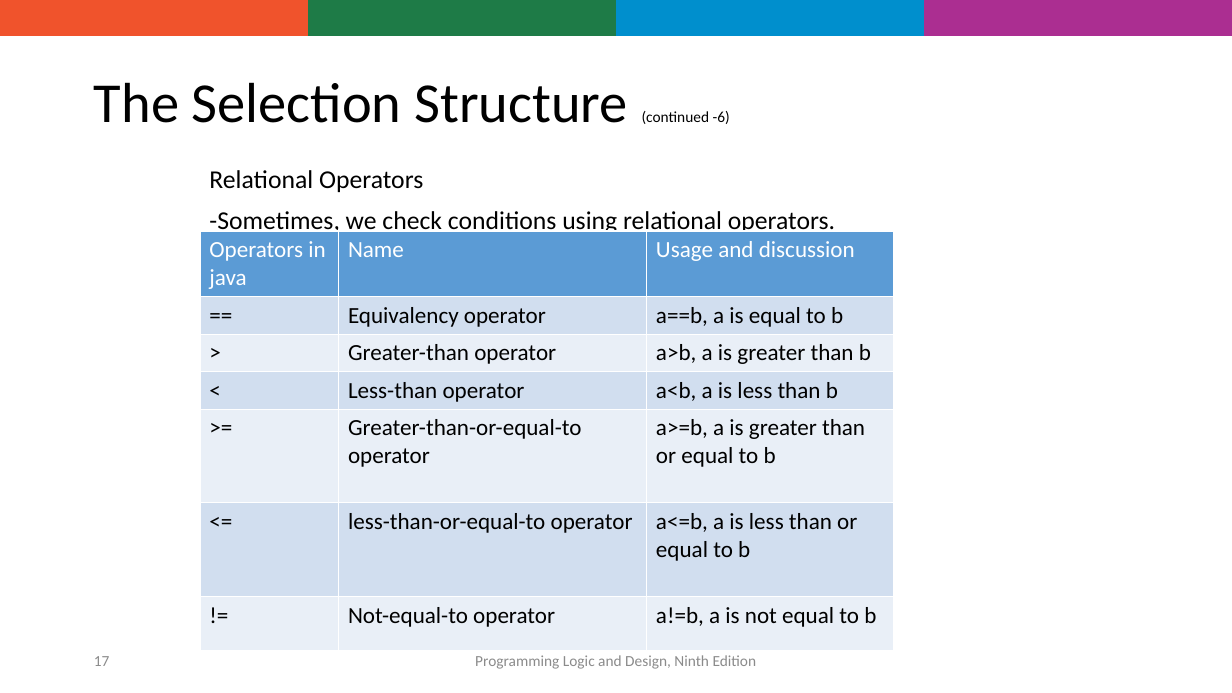
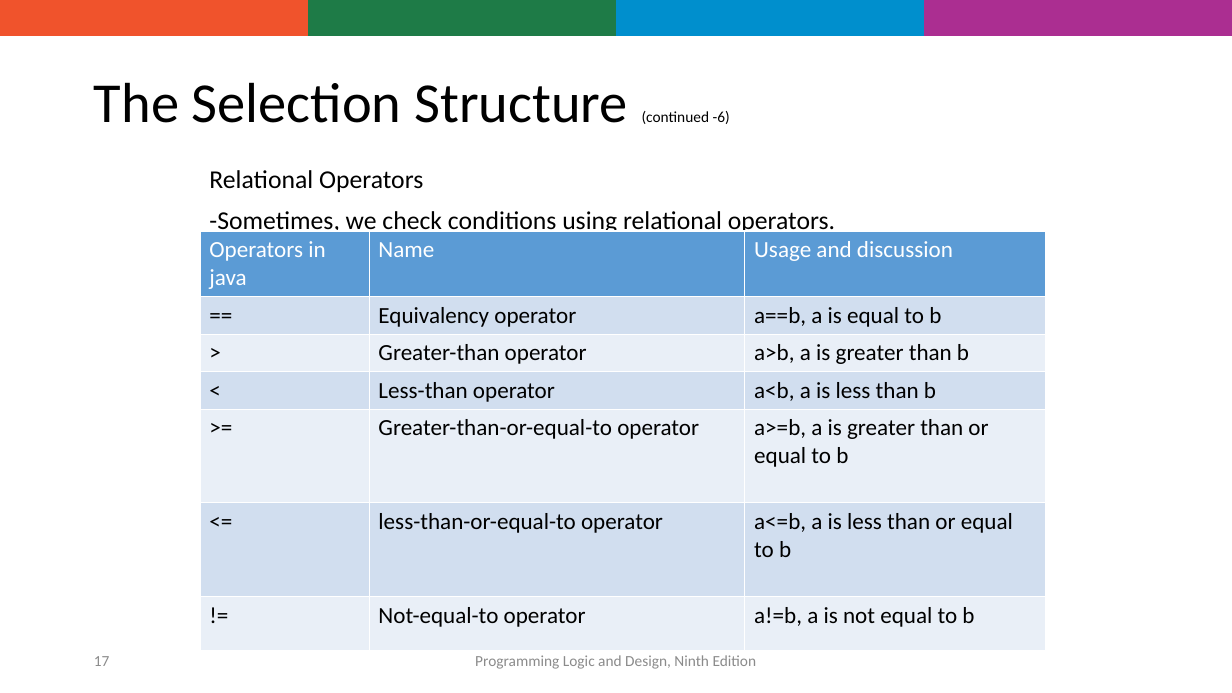
Before and after one commit to shyed2001/Utsho, a slide deck: slide 17 of OODP/OODP101_Week3 (1).pptx. Drawn at 1232x693 pixels with LibreOffice and Linux fonts; fonts in the diff are those of the drawing; background and template pictures are left out. Boxes give left, top, right and bottom in pixels: in the first picture for what was removed or moved away, otherwise in the second. Text is boxed around its words. In the diff, an @@ line names an element or a change of style, - is before the commit and + after.

```diff
--- a/OODP/OODP101_Week3 (1).pptx
+++ b/OODP/OODP101_Week3 (1).pptx
@@ table: place and size @@
-table at bbox=[201, 231, 894, 645]
+table at bbox=[201, 231, 1046, 645]
```
Also in this commit, not shown: 5 other slides changed, 2 other files.
